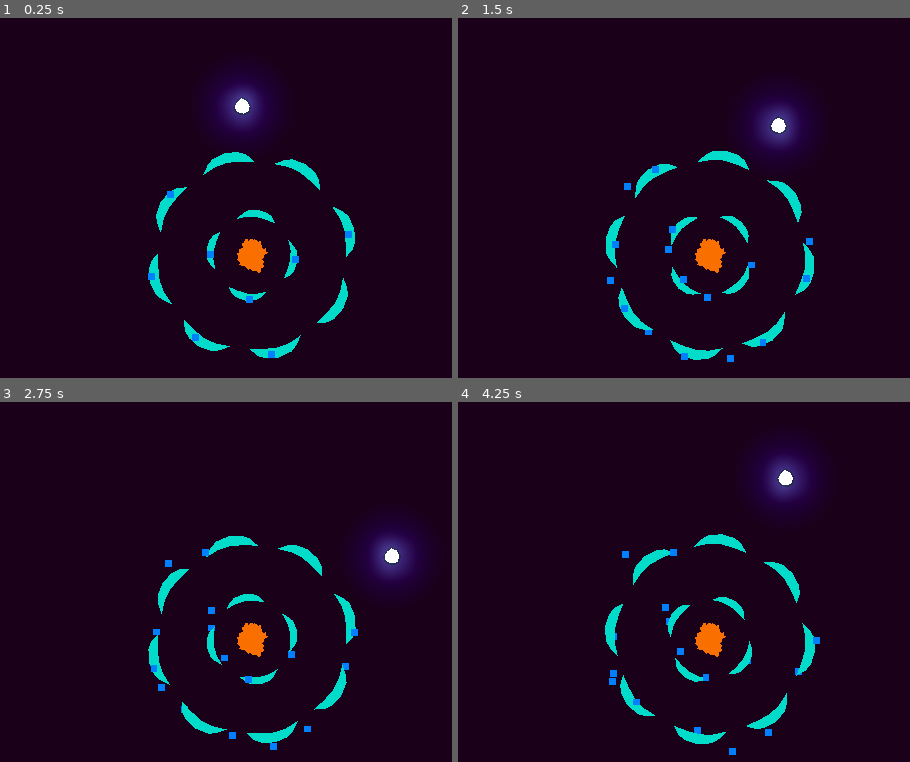
Above: before the commit, frames 1-4 (two rows, left to right).
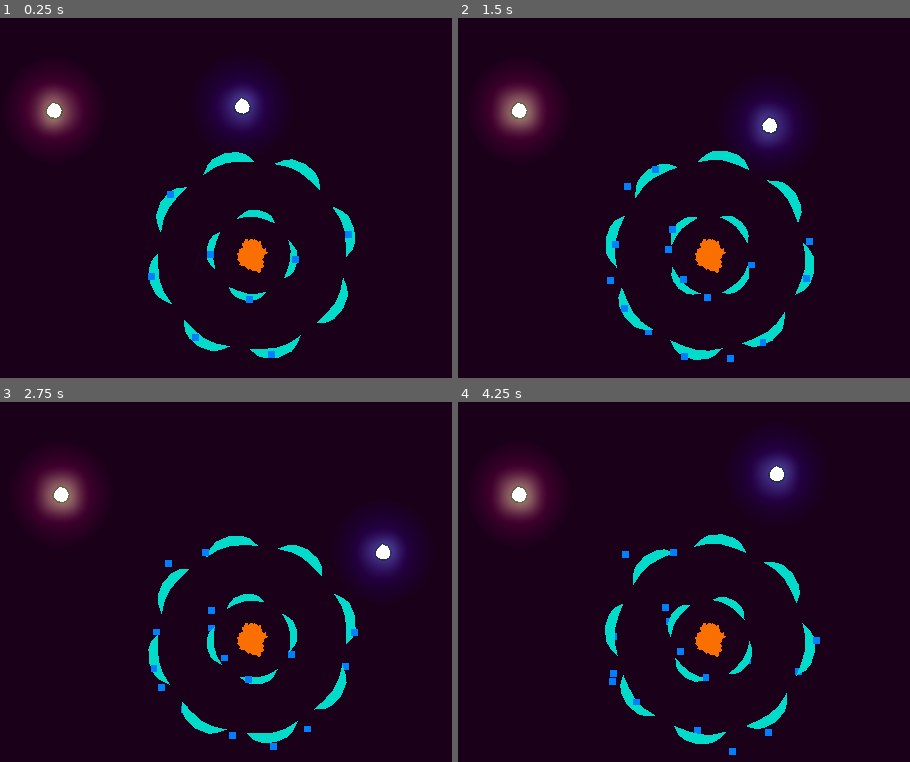
Above: after the commit, the same moments.

Repository: CatsAreCuteAndFast/Tower-Defense-Skilled
Game: Godot game, scene res://scenes/levels/main.tscn
Two runs of this game, one before a commit and one after it. Both use one fixed random seed, a clock stepped at 60 frames per second and the inputs below.
Inputs (mouse positions are in pixels of both pictures, inside the frame that each line leads up to):
- Up to frame 1 (0.25 s): no input
- Up to frame 2 (1.5 s): move the mouse to (702, 104) at 0.52 s; hold D (right) 0.53-1.28 s; click (702, 104) at 0.6 s; move the mouse to (548, 198) at 1.27 s; hold S (down) from 1.28 s (still down); click (548, 198) at 1.35 s
- Up to frame 3 (2.75 s): move the mouse to (329, 459) at 2.02 s; release S (down) at 2.03 s; hold D (right) from 2.03 s (still down); click (329, 459) at 2.1 s
- Up to frame 4 (4.25 s): move the mouse to (670, 646) at 2.77 s; release D (right) at 2.78 s; hold W (up) 2.78-3.53 s; click (670, 646) at 2.85 s; move the mouse to (outside the picture) at 3.52 s; hold A (left) from 3.53 s (still down); click (outside the picture) at 3.6 s

The runs differ from the first frame. In frame 1, 2.4% of the frame differs, in the area x 4-20%, y 15-36%; in frame 2, 3.0%; in frame 3, 3.1%, in the area x 5-92%, y 15-48%; in frame 4, 3.1%.

Commit message:
Added multiple players

Diff:
--- a/project.godot
+++ b/project.godot
@@ -54,6 +54,11 @@
 "events": [Object(InputEventKey,"resource_local_to_scene":false,"resource_name":"","device":-1,"window_id":0,"alt_press …(192 unchanged characters)…
 ]
 }
+"left click"={
+"deadzone": 0.5,
+"events": [Object(InputEventMouseButton,"resource_local_to_scene":false,"resource_name":"","device":-1,"window_id":0,"alt_pressed":false,"shift_pressed":false,"ctrl_pressed":false,"meta_pressed":false,"button_mask":0,"position":Vector2(0, 0),"global_position":Vector2(0, 0),"factor":1.0,"button_index":1,"canceled":false,"pressed":false,"double_click":false,"script":null)
+]
+}
 
 [input_devices]
 
--- a/scenes/levels/main.tscn
+++ b/scenes/levels/main.tscn
@@ -70,3 +70,6 @@
 
 [node name="CharacterBody2D" parent="." instance=ExtResource("2_q8shq")]
 position = Vector2(-14, -98)
+
+[node name="player" parent="." instance=ExtResource("2_q8shq")]
+position = Vector2(-285, -92)
--- a/scripts/player.gd
+++ b/scripts/player.gd
@@ -8,8 +8,11 @@
 @onready var collision_shape_2d: CollisionShape2D = $CollisionShape2D
 
 var focused = true
+var mouse_hovered = false
 
 func _ready() -> void:
+	GameEvents.player_switch_requested.connect(_on_player_switch)
+	GameEvents.emit_signal("player_switch_requested", self)
 	point_light.color = Color(randf_range(0, 1), randf_range(0, 1), randf_range(0, 1))
 
 func _physics_process(_delta: float) -> void:
@@ -25,7 +28,14 @@
 	move_and_slide()
 
 func _on_area_2d_mouse_entered() -> void:
-	print("hi")
+	mouse_hovered = true
 
 func _on_area_2d_mouse_exited() -> void:
-	print("hi")
+	mouse_hovered = false
+
+func _on_player_switch(new_player : CharacterBody2D):
+	if new_player == self:
+		if not focused:
+			focused = true
+	elif focused:
+		focused = false
--- a/scripts/player_spawner.gd
+++ b/scripts/player_spawner.gd
@@ -6,16 +6,14 @@
 	players = get_tree().get_nodes_in_group("players")
 
 func _process(delta: float) -> void:
-	if Input.is_mouse_button_pressed(MOUSE_BUTTON_RIGHT):
+	if Input.is_action_just_pressed("left click"):
 		var click_position = get_global_mouse_position()
-		var clicked_player = get_player_at_position(click_position)
+		var clicked_player : CharacterBody2D
+
+		for player in players:
+			if player.mouse_hovered:
+				clicked_player = player
+				break
 
 		if clicked_player:
-			GameEvents.emit_signal(clicked_player)
-			print("hi")
-
-func get_player_at_position(position: Vector2) -> CharacterBody2D:
-	for player in players:
-		if player.get_node("Area2D").has_point(player.to_local(position)):
-			return player
-	return null
+			GameEvents.emit_signal("player_switch_requested", clicked_player)
--- /dev/null
+++ b/scripts/states/player_states/focused.gd
@@ -0,0 +1,11 @@
+extends State
+
+
+# Called when the node enters the scene tree for the first time.
+func _ready() -> void:
+	pass # Replace with function body.
+
+
+# Called every frame. 'delta' is the elapsed time since the previous frame.
+func _process(delta: float) -> void:
+	pass
